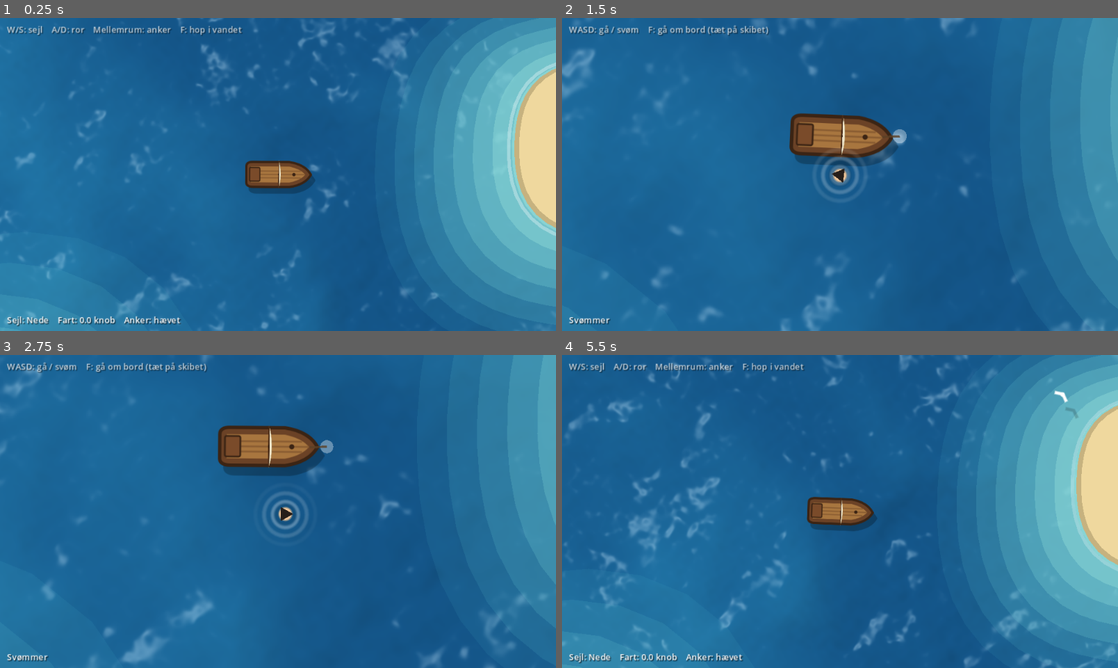
Above: before the commit, frames 1-4 (two rows, left to right).
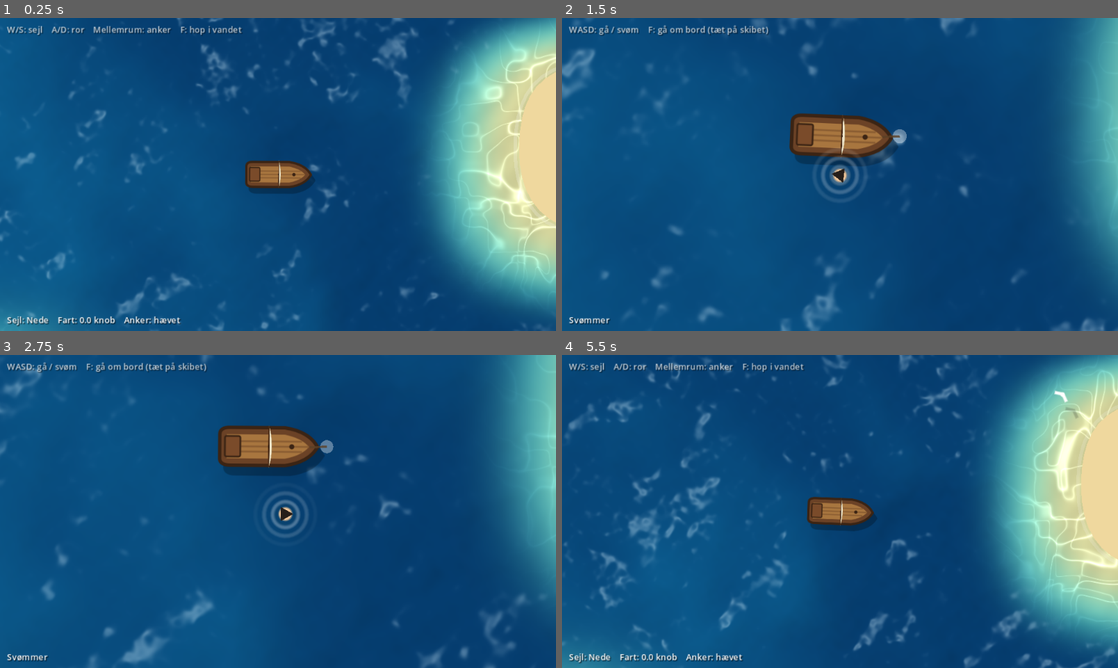
Above: after the commit, the same moments.

Repository: Marc-Wilms-Nielsen/pirate-game
Game: Godot game, scene res://scenes/main/main.tscn
The game is run twice, just before and just after one commit, with the same random seed, the same clock (stepped at 60 frames per second) and the same inputs.
Inputs:
- Up to frame 1 (0.25 s): no input
- Up to frame 2 (1.5 s): hold D (move_right) 0.53-1.28 s; tap Space (anchor) at 0.6 s; hold S (move_down) from 1.28 s (still down); tap F (interact) at 1.35 s
- Up to frame 3 (2.75 s): release S (move_down) at 2.03 s; hold D (move_right) from 2.03 s (still down); tap Space (anchor) at 2.1 s
- Up to frame 4 (5.5 s): release D (move_right) at 2.78 s; hold W (move_up) 2.78-3.53 s; tap F (interact) at 2.85, 4.35 s; hold A (move_left) 3.53-5.03 s; tap Space (anchor) at 3.6, 5.1 s; hold S (move_down) from 5.03 s (still down)

The runs differ from the first frame. In frame 1, 50% of the frame differs, in the area x 0-100%, y 0-100%; in frame 2, 41%; in frame 3, 41%; in frame 4, 56%.

Commit message:
Hav med dybde: klart vand, synlig bund, rolige laguner og blød overgang
Co-Authored-By: Claude Opus 5.5 <noreply@anthropic.com>
Claude-Session: https://claude.ai/code/session_01JKZiT1HD5C1BFbcFcxiHzf

Diff:
--- a/scenes/world/island.gd
+++ b/scenes/world/island.gd
@@ -1,6 +1,7 @@
 @tool
 extends StaticBody2D
-## Procedurelt genereret ø med en stor, rolig lagune, skum, strand, græs og palmer.
+## Procedurelt genereret ø med strand, græs og palmer.
+## Lagunen (det lave, klare vand) tegnes af hav-shaderen ud fra get_shape_data().
 ## Justér radius, seed og antal palmer i Inspector – øen opdateres direkte i editoren.
 
 const GullScript := preload("res://scenes/world/gull.gd")
@@ -32,6 +33,7 @@
 
 var _foam: Line2D
 var _land_shape := PackedVector2Array()
+var _phases := Vector3.ZERO
 var _time: float = 0.0
 var _gull_timer: float = 3.0
 var _gull_player: AudioStreamPlayer2D
@@ -39,9 +41,9 @@
 
 
 func _ready() -> void:
+	add_to_group("islands")
 	_generate()
 	if not Engine.is_editor_hint():
-		add_to_group("islands")
 		_spawn_gulls()
 		_setup_audio()
 
@@ -50,8 +52,8 @@
 	_time += delta
 	if is_instance_valid(_foam):
 		var wave := sin(_time * 1.1)
-		_foam.scale = Vector2.ONE * (1.0 + 0.025 * wave)
-		_foam.modulate.a = 0.55 + 0.35 * wave
+		_foam.scale = Vector2.ONE * (1.0 + 0.012 * wave)
+		_foam.modulate.a = 0.5 + 0.3 * wave
 
 	if Engine.is_editor_hint() or _gull_streams.is_empty():
 		return
@@ -80,26 +82,15 @@
 
 	_land_shape = shape
 
-	# Lagunen: mange halvgennemsigtige lag giver en blød overgang
-	# fra dybt hav til lyst, stille vand ved stranden.
-	var layers := 8
-	for i in layers:
-		var k := float(i) / (layers - 1)
-		var size := lerpf(lagoon_size, 1.06, k)
-		var color := Color(0.30, 0.72, 0.80).lerp(Color(0.66, 0.93, 0.88), k)
-		color.a = lerpf(0.10, 0.38, k)
-		_add_polygon(_scaled(shape, size), color)
-
 	_foam = Line2D.new()
-	_foam.points = _scaled(shape, 1.08)
+	_foam.points = _scaled(shape, 1.03)
 	_foam.closed = true
 	_foam.width = 3.0
-	_foam.default_color = Color(1, 1, 1, 0.5)
+	_foam.default_color = Color(1, 1, 1, 0.35)
 	_foam.antialiased = true
 	_foam.joint_mode = Line2D.LINE_JOINT_ROUND
 	_tag(_foam)
 
-	_add_polygon(_scaled(shape, 1.04), Color(0.78, 0.70, 0.50)) # våd sand
 	_add_polygon(shape, Color(0.94, 0.85, 0.62)) # sand
 	_add_polygon(_scaled(shape, 0.62), Color(0.45, 0.68, 0.35)) # græs
 	_add_polygon(_scaled(shape, 0.40), Color(0.38, 0.60, 0.30)) # tæt græs
@@ -118,6 +109,7 @@
 	var p1 := rng.randf() * TAU
 	var p2 := rng.randf() * TAU
 	var p3 := rng.randf() * TAU
+	_phases = Vector3(p1, p2, p3)
 	var pts := PackedVector2Array()
 	for i in POINTS:
 		var a := TAU * i / POINTS
@@ -150,6 +142,14 @@
 	poly.position = pos
 	poly.antialiased = true
 	_tag(poly)
+
+
+## Data til hav-shaderen: [position + radius + lagune, formfaser].
+func get_shape_data() -> Array:
+	return [
+		Vector4(global_position.x, global_position.y, radius, lagoon_size),
+		Vector4(_phases.x, _phases.y, _phases.z, 0.0),
+	]
 
 
 func is_on_land(global_point: Vector2) -> bool:
--- /dev/null
+++ b/scenes/world/ocean.gd
@@ -0,0 +1,27 @@
+extends ColorRect
+## Sender øernes form og position til hav-shaderen hvert frame,
+## så shaderen kan tegne lavt, klart vand omkring dem.
+
+const MAX_ISLANDS := 16
+
+
+func _process(_delta: float) -> void:
+	var mat := material as ShaderMaterial
+	if mat == null:
+		return
+	var data_a := PackedVector4Array()
+	var data_b := PackedVector4Array()
+	for island in get_tree().get_nodes_in_group("islands"):
+		if data_a.size() >= MAX_ISLANDS:
+			break
+		if island.has_method("get_shape_data"):
+			var data: Array = island.call("get_shape_data")
+			data_a.append(data[0])
+			data_b.append(data[1])
+	var count := data_a.size()
+	while data_a.size() < MAX_ISLANDS:
+		data_a.append(Vector4.ZERO)
+		data_b.append(Vector4.ZERO)
+	mat.set_shader_parameter("island_a", data_a)
+	mat.set_shader_parameter("island_b", data_b)
+	mat.set_shader_parameter("island_count", count)
--- a/scenes/world/ocean.gdshader
+++ b/scenes/world/ocean.gdshader
@@ -1,16 +1,35 @@
 shader_type canvas_item;
-// Glat, animeret hav i world space. Bølgehøjden bruges til at beregne en normal,
-// så overfladen belyses af solen (blød skygge på bølgerne + glans).
+// Hav med dybde. Øerne sendes ind som data (position, radius, form, lagunestørrelse),
+// så shaderen kan regne ud, hvor dybt vandet er: lavt ved stranden og dybt på åbent hav.
+// Lavt vand er klart som glas – man ser sandbunden, lysmønstre (caustics) og ingen store bølger.
 
-uniform vec4 deep_color : source_color = vec4(0.07, 0.30, 0.48, 1.0);
-uniform vec4 mid_color : source_color = vec4(0.13, 0.45, 0.62, 1.0);
-uniform vec4 sky_color : source_color = vec4(0.80, 0.92, 1.0, 1.0);
+const int MAX_ISLANDS = 16;
+uniform vec4 island_a[16]; // x, y, radius, lagunestørrelse
+uniform vec4 island_b[16]; // formfaser p1, p2, p3
+uniform int island_count = 0;
+
+group_uniforms colors;
+uniform vec4 deep_color : source_color = vec4(0.02, 0.22, 0.40, 1.0);
+uniform vec4 open_color : source_color = vec4(0.05, 0.38, 0.56, 1.0);
+uniform vec4 shallow_color : source_color = vec4(0.30, 0.82, 0.84, 1.0);
+uniform vec4 sand_color : source_color = vec4(0.94, 0.85, 0.62, 1.0);
+uniform vec4 seagrass_color : source_color = vec4(0.30, 0.50, 0.36, 1.0);
+uniform vec4 sky_color : source_color = vec4(0.85, 0.95, 1.0, 1.0);
+
+group_uniforms waves;
 uniform float wave_scale = 0.0035; // mindre = større bølger
 uniform float wave_speed = 0.06;
-uniform float wave_strength = 2.5; // hvor tydeligt bølgerne belyses
+uniform float wave_strength = 2.5;
+uniform float shallow_wave_factor = 0.12; // hvor meget bølge der er helt inde ved stranden
 uniform float specular_power = 80.0;
 uniform float specular_amount = 0.35;
 uniform vec3 light_dir = vec3(-0.25, -0.35, 0.9);
+
+group_uniforms seabed;
+uniform float clarity = 2.5; // højere = bunden forsvinder hurtigere med dybden
+uniform float refraction = 25.0; // hvor meget bølgerne forvrider bunden
+uniform float caustic_strength = 0.30;
+uniform float caustic_scale = 0.05;
 
 varying vec2 world_pos;
 
@@ -27,7 +46,7 @@
 float noise(vec2 p) {
 	vec2 i = floor(p);
 	vec2 f = fract(p);
-	vec2 u = f * f * f * (f * (f * 6.0 - 15.0) + 10.0); // quintic: blødere overgange
+	vec2 u = f * f * f * (f * (f * 6.0 - 15.0) + 10.0);
 	return mix(mix(hash(i), hash(i + vec2(1.0, 0.0)), u.x),
 			mix(hash(i + vec2(0.0, 1.0)), hash(i + vec2(1.0, 1.0)), u.x), u.y);
 }
@@ -51,23 +70,77 @@
 	return big * 0.75 + small * 0.25;
 }
 
+// 0 ved strandkanten, 1 ved lagunens yderkant og ude på åbent hav.
+float water_depth(vec2 wp) {
+	float depth = 1.0;
+	for (int i = 0; i < MAX_ISLANDS; i++) {
+		if (i >= island_count) {
+			break;
+		}
+		vec4 a = island_a[i];
+		vec2 d = wp - a.xy;
+		float dist = length(d);
+		if (dist > a.z * 1.32 * a.w) {
+			continue;
+		}
+		float ang = atan(d.y, d.x);
+		vec3 ph = island_b[i].xyz;
+		float r = a.z * (1.0 + 0.16 * sin(2.0 * ang + ph.x) + 0.10 * sin(3.0 * ang + ph.y) + 0.05 * sin(5.0 * ang + ph.z));
+		float t = clamp((dist / r - 1.0) / (a.w - 1.0), 0.0, 1.0);
+		t = t * t * t * (t * (t * 6.0 - 15.0) + 10.0); // blød overgang i begge ender
+		depth = min(depth, t);
+	}
+	return depth;
+}
+
+// Lysmønstre på bunden: to lag af "rygge" i støjen giver et netværk af lyse linjer.
+float caustics(vec2 p, float t) {
+	p += vec2(noise(p * 0.5 + t * 0.3), noise(p * 0.5 - t * 0.3 + 3.7)) * 1.5;
+	float v1 = abs(noise(p + vec2(t * 0.6, t * 0.3)) - 0.5);
+	float v2 = abs(noise(p * 1.4 - vec2(t * 0.4, -t * 0.5) + 7.3) - 0.5);
+	return pow(1.0 - clamp(v1 * 5.0, 0.0, 1.0), 5.0) + pow(1.0 - clamp(v2 * 5.0, 0.0, 1.0), 5.0) * 0.6;
+}
+
 void fragment() {
-	vec2 p = world_pos * wave_scale;
+	vec2 wp = world_pos;
+	float depth = water_depth(wp);
+	float calm = mix(shallow_wave_factor, 1.0, depth);
+
+	// Bølger og overfladens normal
+	vec2 p = wp * wave_scale;
 	float t = TIME * wave_speed;
-
 	float e = 0.02;
 	float h = wave_height(p, t);
 	float hx = wave_height(p + vec2(e, 0.0), t);
 	float hy = wave_height(p + vec2(0.0, e), t);
-	vec3 n = normalize(vec3((h - hx) / e * wave_strength * 0.1, (h - hy) / e * wave_strength * 0.1, 1.0));
+	vec2 slope = vec2(h - hx, h - hy) / e * wave_strength * 0.1 * calm;
+	vec3 n = normalize(vec3(slope, 1.0));
 	vec3 l = normalize(light_dir);
+	float diffuse = clamp(dot(n, l), 0.0, 1.0);
+	float spec = pow(clamp(reflect(-l, n).z, 0.0, 1.0), specular_power);
 
-	float diffuse = clamp(dot(n, l), 0.0, 1.0);
-	vec3 r = reflect(-l, n);
-	float spec = pow(clamp(r.z, 0.0, 1.0), specular_power);
+	// Vandets egen farve: lys turkis i lagunen, blå på åbent hav
+	vec3 open_water = mix(deep_color.rgb, open_color.rgb, smoothstep(0.25, 0.75, h));
+	vec3 water = mix(shallow_color.rgb, open_water, smoothstep(0.0, 1.0, depth));
 
-	vec3 col = mix(deep_color.rgb, mid_color.rgb, smoothstep(0.25, 0.75, h));
-	col *= 0.80 + 0.35 * diffuse;
-	col = mix(col, sky_color.rgb, spec * specular_amount);
+	// Hvor meget af bunden man kan se (1 ved stranden, 0 på åbent hav)
+	float visibility = (exp(-depth * clarity) - exp(-clarity)) / (1.0 - exp(-clarity));
+
+	vec3 col = water;
+	if (visibility > 0.001) {
+		vec2 bp = wp + slope * refraction * (0.3 + depth);
+		float grain = fbm(bp * 0.02);
+		float ripple = sin(bp.x * 0.18 + bp.y * 0.1 + fbm(bp * 0.01) * 6.0) * 0.5 + 0.5;
+		vec3 bottom = sand_color.rgb * (0.88 + 0.10 * grain + 0.05 * ripple);
+		float grass_mask = smoothstep(0.55, 0.70, fbm(bp * 0.008 + 3.1)) * smoothstep(0.25, 0.6, depth);
+		bottom = mix(bottom, seagrass_color.rgb, grass_mask * 0.6);
+		bottom += caustics(bp * caustic_scale, TIME * 0.5) * caustic_strength * (1.0 - depth * 0.7);
+		// Bunden farves turkis af vandet over den – mere jo dybere.
+		vec3 tinted = bottom * mix(vec3(1.0), shallow_color.rgb * 1.15, 0.15 + depth * 0.7);
+		col = mix(water, tinted, visibility);
+	}
+
+	col *= mix(1.0, 0.82 + 0.3 * diffuse, 0.3 + 0.7 * calm);
+	col = mix(col, sky_color.rgb, spec * specular_amount * (0.3 + 0.7 * calm));
 	COLOR = vec4(col, 1.0);
 }
--- a/scenes/world/ocean.tscn
+++ b/scenes/world/ocean.tscn
@@ -1,6 +1,7 @@
-[gd_scene load_steps=3 format=3]
+[gd_scene load_steps=4 format=3]
 
 [ext_resource type="Shader" path="res://scenes/world/ocean.gdshader" id="1_shader"]
+[ext_resource type="Script" path="res://scenes/world/ocean.gd" id="2_script"]
 
 [sub_resource type="ShaderMaterial" id="ShaderMaterial_ocean"]
 shader = ExtResource("1_shader")
@@ -13,3 +14,4 @@
 offset_right = 6000.0
 offset_bottom = 6000.0
 mouse_filter = 2
+script = ExtResource("2_script")
Not shown, changed: docs/roadmap.md
